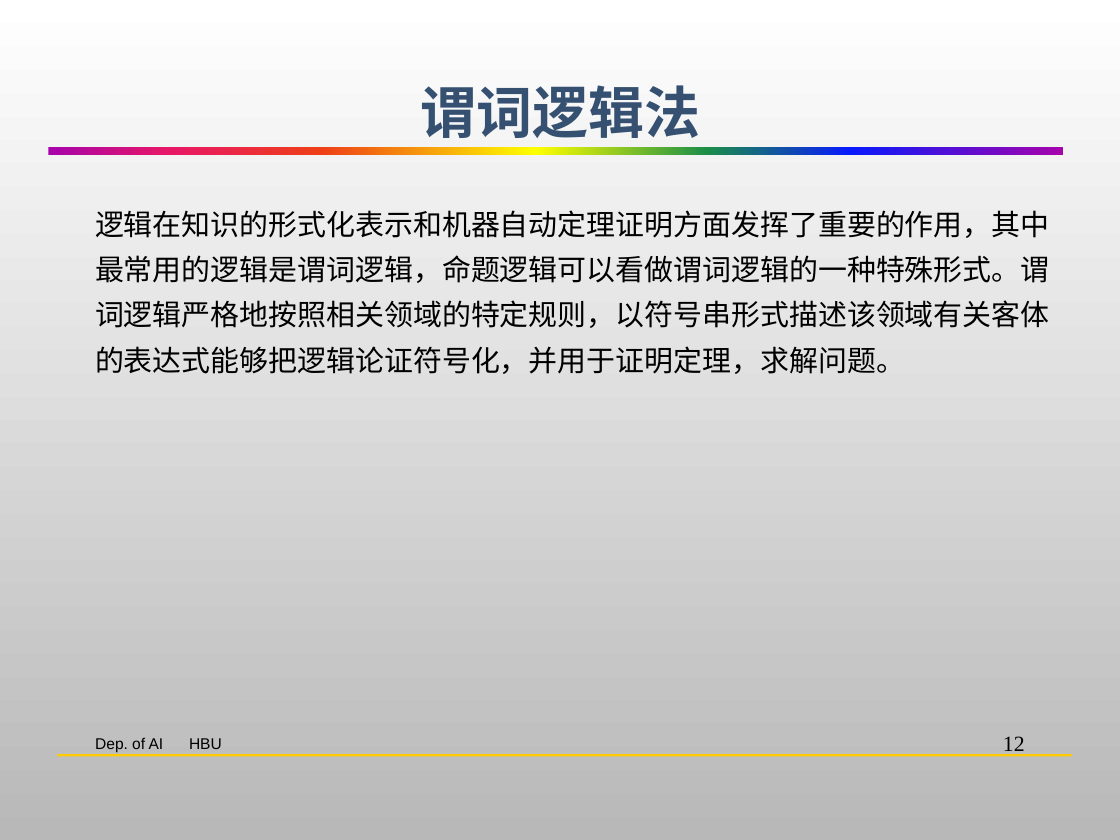
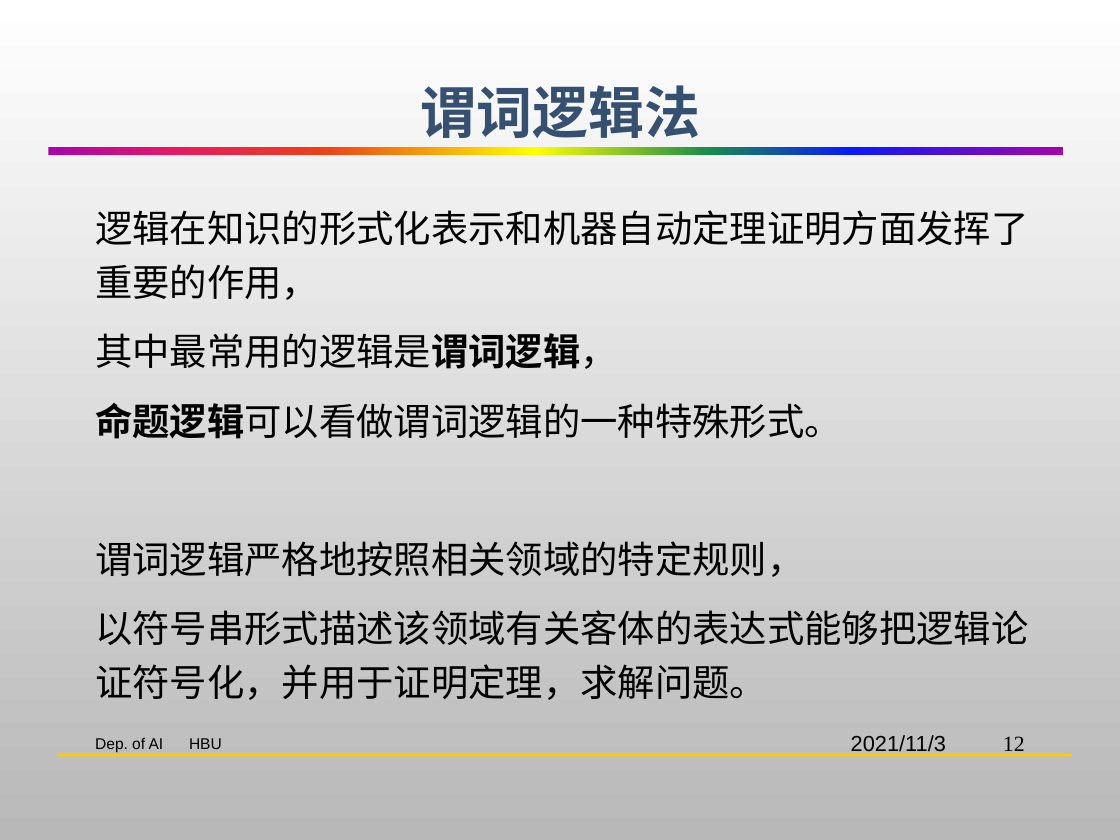
Before and after one commit to HBU/Artificial_Intelligence, a slide deck: slide 12 of AI-PPT-史忠植/AI02知识表示.pptx. Drawn at 1120x840 pixels with LibreOffice and Linux fonts; fonts in the diff are those of the drawing; background and template pictures are left out. Boxes give left, top, right and bottom in pixels: in the first picture for what was removed or moved away, otherwise in the second. Text is boxed around its words. In the diff, an @@ line names an element or a change of style, - is before the commit and + after.

```diff
--- a/AI-PPT-史忠植/AI02知识表示.pptx
+++ b/AI-PPT-史忠植/AI02知识表示.pptx
@@ text at (x1=95, y1=210, x2=1028, y2=700): text changed; size 18.6 to 24 pt @@
-逻辑在知识的形式化表示和机器自动定理证明方面发挥了重要的作用，其中最常用的逻辑是谓词逻辑，命题逻辑可以看做谓词逻辑的一种特殊形式。谓词逻辑严格地按照相关领域的特定规则，以符号串形式描述该领域有关客体的表达式能够把逻辑论证符号化，并用于证明定理，求解问题。
+逻辑在知识的形式化表示和机器自动定理证明方面发挥了重要的作用，
+其中最常用的逻辑是谓词逻辑，
+命题逻辑可以看做谓词逻辑的一种特殊形式。
+谓词逻辑严格地按照相关领域的特定规则，
+以符号串形式描述该领域有关客体的表达式能够把逻辑论证符号化，并用于证明定理，求解问题。
@@ text added at (x1=851, y1=735, x2=946, y2=756), 14 pt, text #000000 @@
+2021/11/3
```
Also in this commit, not shown: 49 other slides changed, 9 slides added, 25 slides removed.
